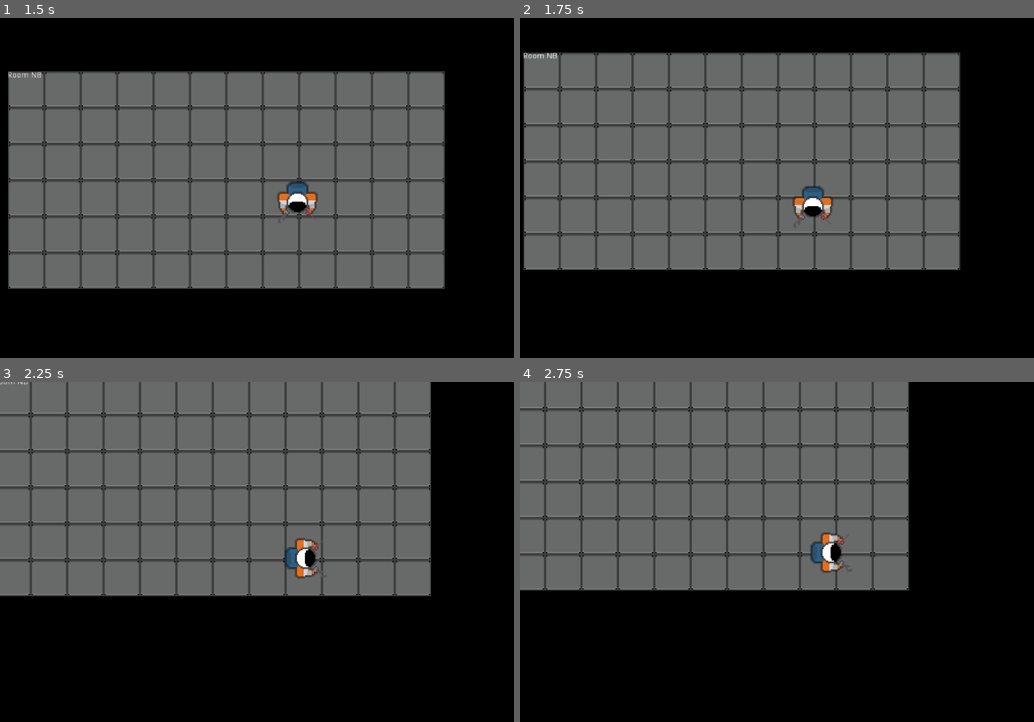
Above: before the commit, frames 1-4 (two rows, left to right).
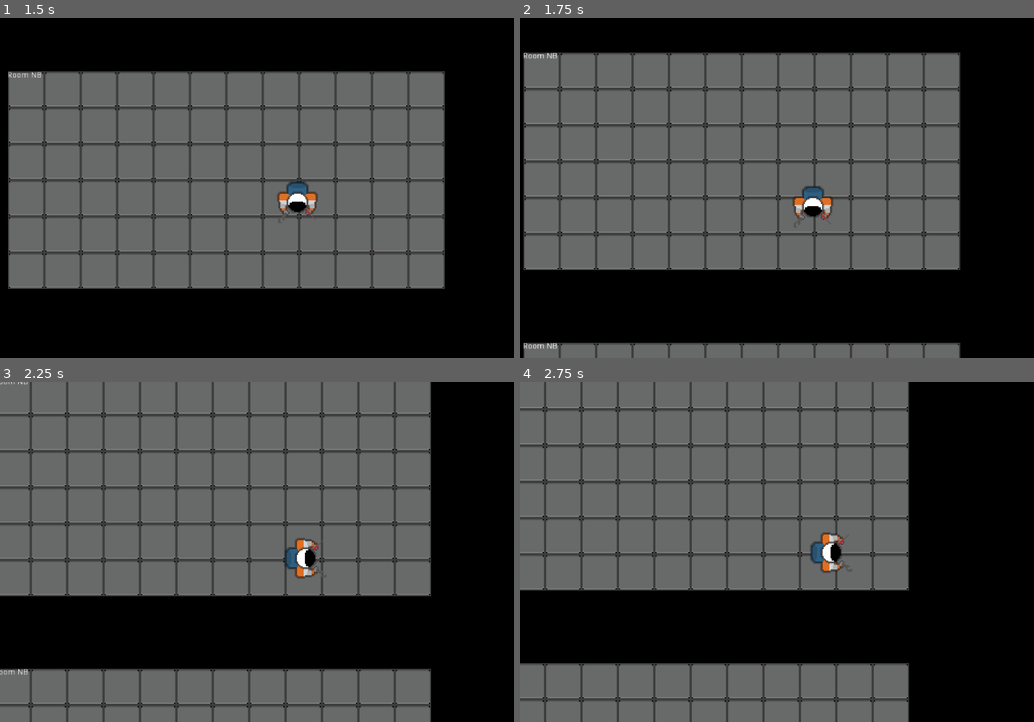
Above: after the commit, the same moments.

Repository: frankakn7/NothingIsPermanent
Game: Godot game, scene res://Main.tscn
Two runs of this game, one before a commit and one after it. Both use one fixed random seed, a clock stepped at 60 frames per second and the inputs below.
Inputs:
- Up to frame 1 (1.5 s): tap Enter at 0.5 s; hold D (move_right) 0.53-1.28 s; hold S (move_down) from 1.28 s (still down)
- Up to frame 2 (1.75 s): keep holding S (move_down)
- Up to frame 3 (2.25 s): release S (move_down) at 2.03 s; hold D (move_right) from 2.03 s (still down)
- Up to frame 4 (2.75 s): keep holding D (move_right)

Frame 1 is identical in both runs. In frame 2, 3.8% of the frame differs, in the area x 0-86%, y 95-100%; in frame 3, 13%; in frame 4, 13%, in the area x 0-76%, y 82-100%.

Commit message:
Added functioning singular room generation Give Vector offset to parent room and it will generate a room in that direction!
Example:
Vector2(0,-1) generates room above other room (y - 1)
Vector2(1,0) generates room on the right (x + 1)

Diff:
--- a/Game_Files/Room.gd
+++ b/Game_Files/Room.gd
@@ -14,7 +14,7 @@
 	"south": null
 }
 
-signal player_entered(roomID)
+signal player_entered(roomID, roomPosition)
 
 onready var tilemap = $TileMap
 onready var ground_tile_id = 0
@@ -41,7 +41,7 @@
 
 func body_entered(body):
 	if body.is_in_group("playerControlled"):
-		emit_signal("player_entered", self.id)
+		emit_signal("player_entered", self.id, self.global_position)
 
 # Called every frame. 'delta' is the elapsed time since the previous frame.
 #func _process(delta):
--- a/Game_Files/RoomManager.gd
+++ b/Game_Files/RoomManager.gd
@@ -64,6 +64,19 @@
 #func _process(delta):
 #	pass
 
+func generateRoom(offsetVector, parentPosition, parentId):
+	var room_id = parentId - offsetVector
+	var room_instance = room_scene.instance()
+	room_instance.set_name("Room_%d_%d" % [room_id.x,room_id.y])
+	add_child(room_instance)
+	room_instance.id = room_id
+	var offset_to_parent_X = offsetVector.x * (room_instance.tile_pixel_width * room_instance.max_width + room_distance)
+	var offset_to_parent_Y = offsetVector.y * (room_instance.tile_pixel_width * room_instance.max_height + room_distance)
+	var offset_to_room_center_X = (room_instance.tile_pixel_width * room_instance.max_width) / 2
+	var offset_to_room_center_Y = (room_instance.tile_pixel_width * room_instance.max_height) / 2
+	room_instance.global_position = Vector2(parentPosition.x + offset_to_room_center_X, parentPosition.y + offset_to_room_center_Y)  + Vector2(offset_to_parent_X - offset_to_room_center_X, offset_to_parent_Y - offset_to_room_center_Y)
+	room_instance.connect("player_entered", self, "on_Enter")
+
 func generateStartRoom(id):
 	var room_instance = room_scene.instance()
 	room_instance.set_name("Room_%d_%d" % [id.x,id.y])
@@ -72,6 +85,8 @@
 	var offsetX = (room_instance.tile_pixel_width * room_instance.max_width) / 2
 	var offsetY = (room_instance.tile_pixel_width * room_instance.max_height) / 2
 	room_instance.global_position = Vector2(0 - offsetX, 0 - offsetY)
+	room_instance.connect("player_entered", self, "on_Enter")
 
-func on_Enter(id):
+func on_Enter(id, roomPos):
 	print(id)
+	generateRoom(Vector2(0,1), roomPos, id)
